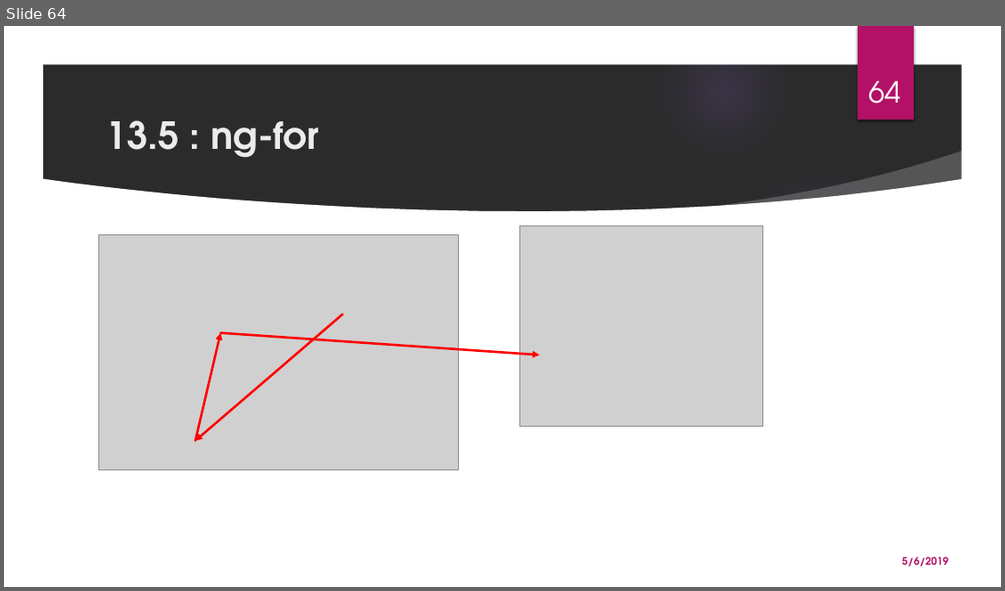
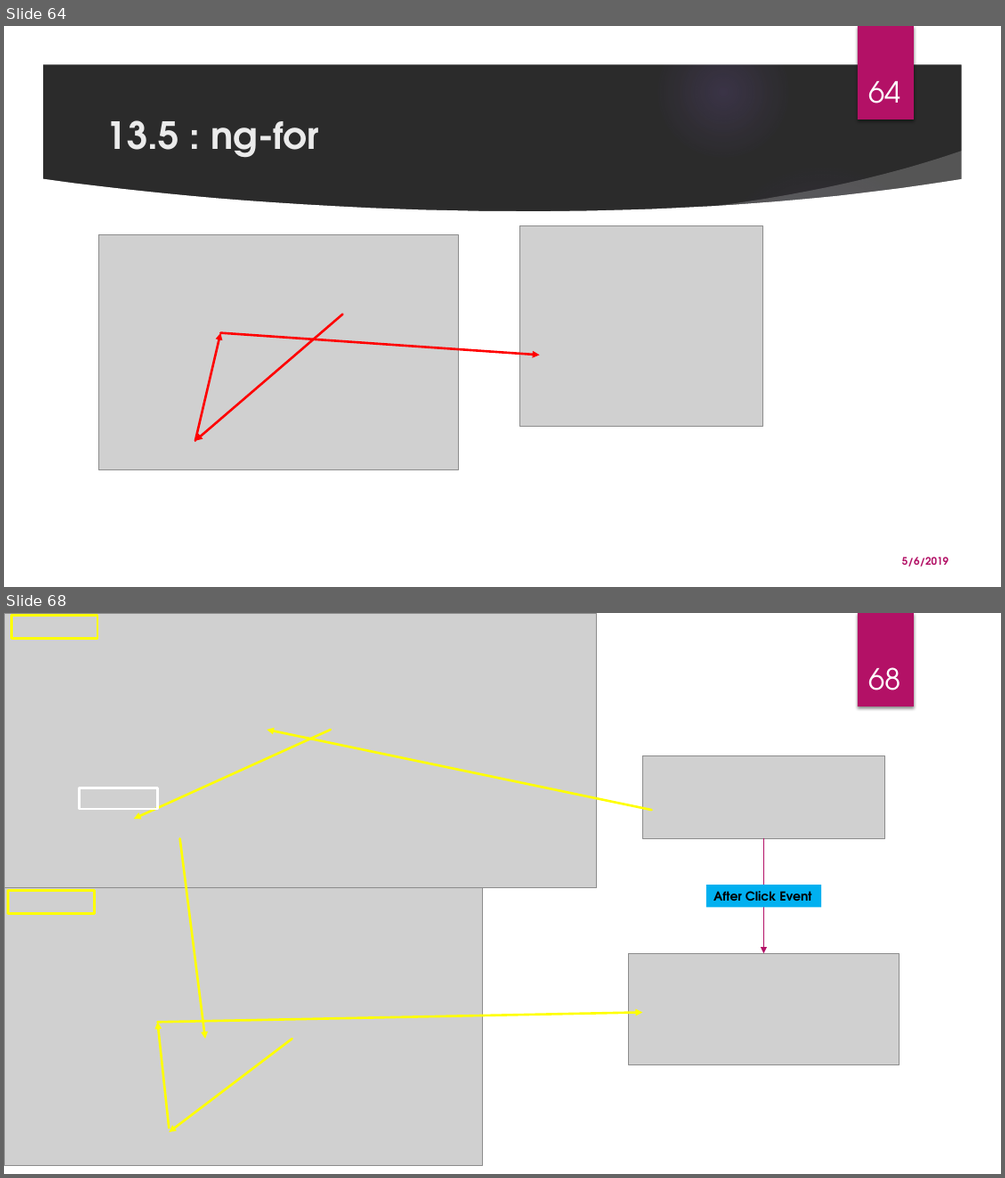
Before and after one commit to monicka2479/AngularSession, a slide deck: Angular Presentation.pptx. Shown one above the other, each under a label of ours: slide 64 before the commit, slides 64 and 68 after it; the slides between them are not shown. The pictures are 1005x591 and 1005x1178 pixels, drawn with LibreOffice and Linux fonts; fonts in the diff are those of the drawing; grey boxes stand for pictures; background and template pictures are left out; a plain dark background stands for a picture behind light text. Boxes give left, top, right and bottom in pixels: in the first picture for what was removed or moved away, otherwise in the second. Text is boxed around its words. In the diff, an @@ line names an element or a change of style, - is before the commit and + after.

```diff
--- a/Angular Presentation.pptx
+++ b/Angular Presentation.pptx
@@ slide 68 added at [4, 613, 1001, 1174], background #FFFFFF; not listed: 1 template element that a slide beside it also shows @@
@@ picture added at [4, 613, 597, 888] @@
@@ rectangle added at [11, 616, 97, 639], outline #FFFF00 2.25 pt @@
@@ page number added at [868, 667, 900, 690], 28 pt, text #FFFFFF @@
+68
@@ arrow added from (331, 730) to (134, 819), #FFFF00 2.25 pt @@
@@ arrow added from (652, 810) to (267, 730), #FFFF00 2.25 pt @@
@@ picture added at [643, 755, 885, 838] @@
@@ rectangle added at [80, 788, 157, 809], outline #FFFFFF 2.25 pt @@
@@ arrow added from (179, 839) to (205, 1038), #FFFF00 2.25 pt @@
@@ arrow added from (764, 839) to (764, 953), #B31166 0.75 pt @@
@@ picture added at [4, 888, 483, 1166] @@
@@ rectangle added at [8, 891, 95, 914], outline #FFFF00 2.25 pt @@
@@ rectangle added at [706, 884, 821, 907], fill #00B0F0, 12 pt, text #000000, bold @@
+After Click Event
@@ picture added at [629, 953, 898, 1064] @@
@@ arrow added from (157, 1022) to (643, 1013), #FFFF00 2.25 pt @@
@@ arrow added from (170, 1128) to (157, 1022), #FFFF00 2.25 pt @@
@@ arrow added from (291, 1038) to (170, 1132), #FFFF00 2.25 pt @@
```
Also in this commit, not shown: 2 slides changed, 1 other slide added.
